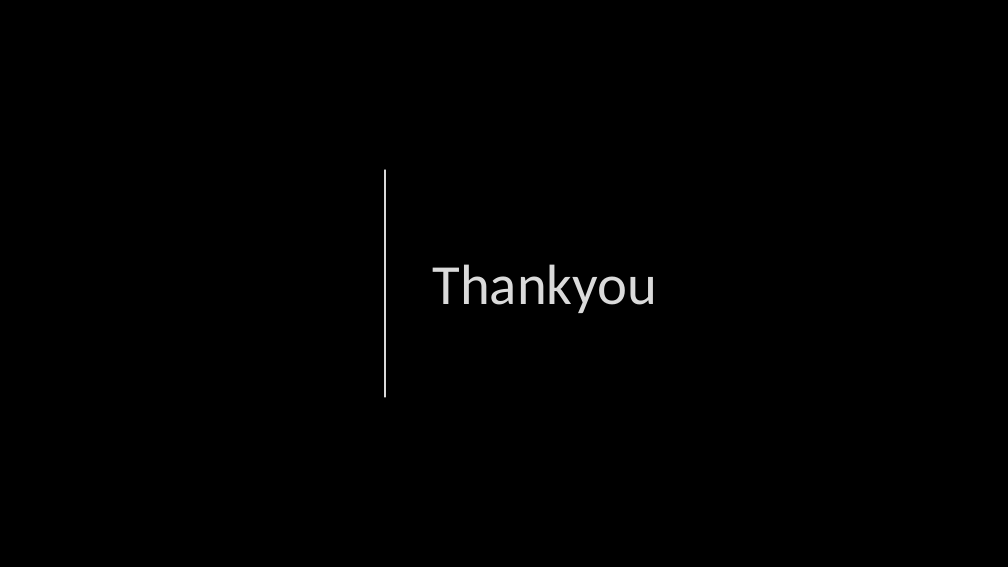
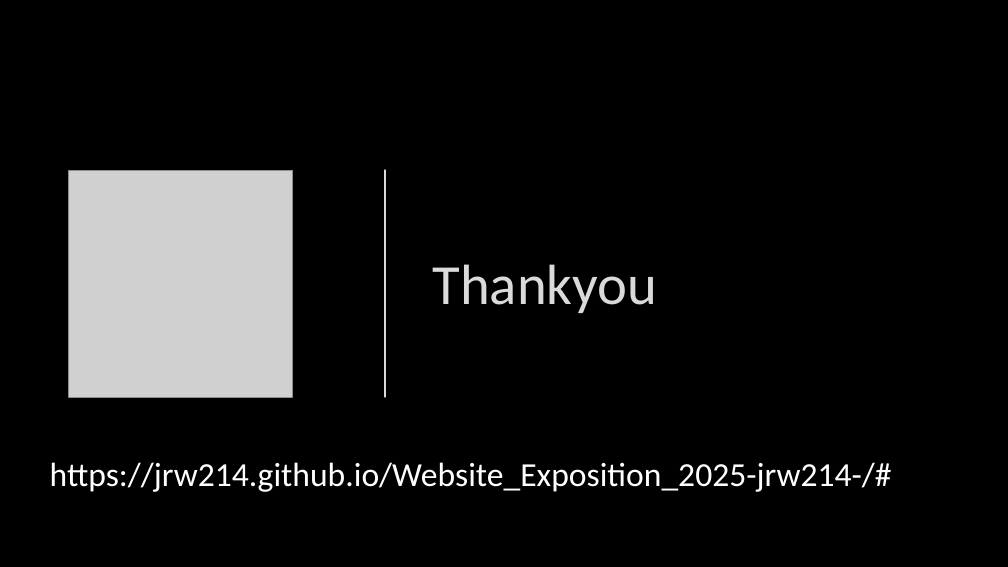
Before and after one commit to jrw214/Website_Exposition_2025-jrw214-, a slide deck: slide 11 of files/Exposition_WebDev_James.pptx. Drawn at 1008x567 pixels with LibreOffice and Linux fonts; fonts in the diff are those of the drawing; grey boxes stand for pictures; background and template pictures are left out. Boxes give left, top, right and bottom in pixels: in the first picture for what was removed or moved away, otherwise in the second. Text is boxed around its words. In the diff, an @@ line names an element or a change of style, - is before the commit and + after.

```diff
--- a/files/Exposition_WebDev_James.pptx
+++ b/files/Exposition_WebDev_James.pptx
@@ picture added at <box>68,170,293,397</box> @@
@@ text added at <box>50,462,892,492</box>, 32 pt, text #FFFFFF @@
+https://jrw214.github.io/Website_Exposition_2025-jrw214-/#
```
Also in this commit, not shown: 2 other files.
